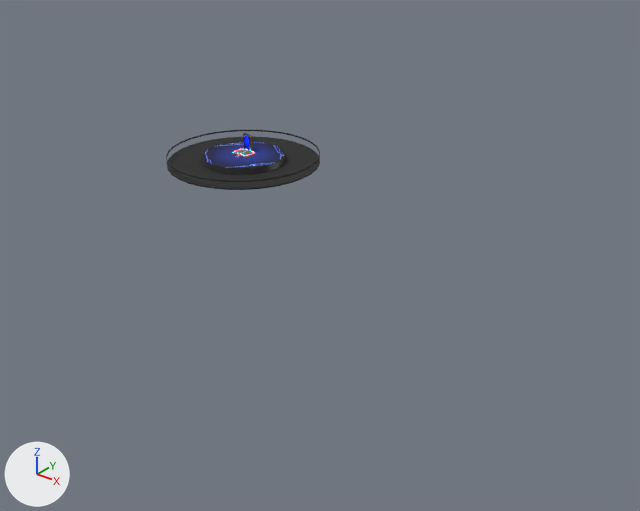
A saved change to the glTF model assets/models/menu.glb.
The view is the same before and after, from a camera (50 mm lens) standing at (19.3, -20.1, 9.7) and looking at (-0.8, 5.1, -5.9). Arrows for +X, +Y and +Z are at lower left; the lights stay in place. Where no turn or scale is listed for an object, it has been applied to the vertices.

Before the edit, the objects in view are built like this:
```python
mat_material_004 = principled_material('Material.004')
mat_material_004.texture = img_360_f_281468119_u3fu2sfja8ddy3xm5rnxmd2t0mb9i24t
mat_material_004.roughness = 1.0
mat_material_004.coat_weight = 0.241
mat_material_004.coat_roughness = 0.905
me_circle = bpy.data.meshes.new('Circle')
me_circle.from_pydata(...)  # 6080 vertices, 12032 faces; spans x -1.35..1.35, y -1.35..1.35, z -0.24..0.0
# faces by material slot: [8704, 3328]
me_circle.materials.append(mat_material_004)  # picture img_360_f_281468119_u3fu2sfja8ddy3xm5rnxmd2t0mb9i24t
me_circle.materials.append(mat_material_007)  # black #373737
me_cylinder_001 = bpy.data.meshes.new('Cylinder.001')
me_cylinder_001.from_pydata(...)  # a 32-sided cylinder along z spanning x -2.52..2.52, y -2.52..2.52, z -0.26..-0.22
me_cylinder_001.materials.append(mat_material)  # black #232323
ob_circle = bpy.data.objects.new('Circle', me_circle)
ob_circle.location = (0.0, 0.0, 0.0)
ob_cylinder_001 = bpy.data.objects.new('Cylinder.001', me_cylinder_001)
ob_cylinder_001.location = (0.0, 0.0, 0.0)
```
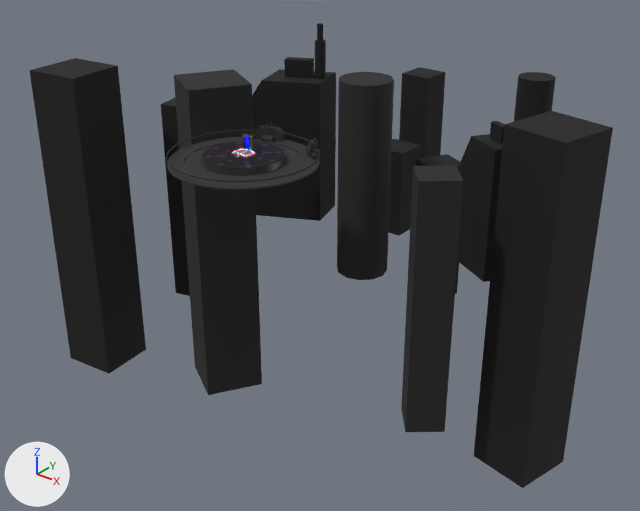
What differs and where, as boxes [x1, y1, x2, y2] in the pictures (640 x 511 px):
'Cube.033', added (black): after [474, 111, 613, 488]
'Cube.034', added (black): after [29, 58, 146, 373]
'Cube.036', added (black): after [174, 69, 262, 395]
'Cube.032', added (black): after [401, 165, 463, 432]
'Cylinder.003', added (black): after [337, 72, 394, 280]
'Cube.027', added (black): after [252, 23, 336, 221]
'Cube.028', added (black): after [457, 121, 505, 282]
'Cube.029', added (black): after [399, 67, 445, 158]
'Cube.035', added (black): after [161, 98, 190, 296]
'Cube.030', added (black): after [388, 139, 420, 236]
'Circle', surface changed (blue to black): [202, 141, 285, 171] in both
'Cylinder.004', added (black): after [514, 72, 556, 122]
'Cube.031', added (black): after [416, 154, 460, 294]
'Cube.017', added: after [269, 122, 285, 142]
'Cube.016', added: after [255, 122, 271, 139]
'Cube.018', added: after [305, 140, 318, 156]

What changed in the scene script:
```text
Change mat_material_004:
    where n0 = _N.new('ShaderNodeBsdfPrincipled'); n0.name = 'Principled BSDF'
    remove n0.inputs[19].default_value = 0.241  # 'Coat Weight'
    remove n0.inputs[20].default_value = 0.905  # 'Coat Roughness'
    add n3 = _N.new('ShaderNodeMix'); n3.name = 'Mix'
    add n3.data_type = 'RGBA'
    add n3.blend_type = 'MULTIPLY'
    add n3.inputs[0].default_value = 1.0  # 'Factor'
    add n3.inputs[7].default_value = (0.165, 0.165, 0.165, 1.0)  # 'B', grey #717171
    where n2 = _N.new('ShaderNodeTexImage'); n2.name = 'Image Texture'
    n2.image: img_360_f_281468119_u3fu2sfja8ddy3xm5rnxmd2t0mb9i24t -> img_download
    remove _L.new(n2.outputs[0], n0.inputs[0])  # 'Color' to 'Base Color'
    add _L.new(n3.outputs[2], n0.inputs[0])  # 'Result' to 'Base Color'
    add _L.new(n2.outputs[0], n3.inputs[6])  # 'Color' to 'A'
Add me_cube_034:
    me_cube_034.from_pydata([(-0.42, 1.62, -7.49), (-0.42, 1.62, 5.59), (1.62, 0.42, -7.49), (1.62, 0.42, 5.59), (-1.62, -0.42, -7.49), (-1.62, -0.42, 5.59), (0.42, -1.62, -7.49), (0.42, -1.62, 5.59)], [], [(0, 1, 3), (0, 3, 2), (2, 3, 7), (2, 7, 6), (6, 7, 5), (6, 5, 4), (4, 5, 1), (4, 1, 0), (2, 6, 4), (2, 4, 0), (7, 3, 1), (7, 1, 5)])
    me_cube_034.materials.append(mat_material)  # black #232323
Add me_cube_033:
    me_cube_033.from_pydata([(0.49, 0.87, -5.04), (0.49, 0.87, 3.76), (0.87, -0.49, -5.04), (0.87, -0.49, 3.76), (-0.87, 0.49, -5.04), (-0.87, 0.49, 3.76), (-0.49, -0.87, -5.04), (-0.49, -0.87, 3.76)], [], [(0, 1, 3), (0, 3, 2), (2, 3, 7), (2, 7, 6), (6, 7, 5), (6, 5, 4), (4, 5, 1), (4, 1, 0), (2, 6, 4), (2, 4, 0), (7, 3, 1), (7, 1, 5)])
    me_cube_033.materials.append(mat_material_012)  # black #111111
Add me_cube_032:
    me_cube_032.from_pydata([(1.05, 1.3, -7.49), (1.05, 1.3, 5.59), (1.3, -1.05, -7.49), (1.3, -1.05, 5.59), (-1.3, 1.05, -7.49), (-1.3, 1.05, 5.59), (-1.05, -1.3, -7.49), (-1.05, -1.3, 5.59)], [], [(0, 1, 3), (0, 3, 2), (2, 3, 7), (2, 7, 6), (6, 7, 5), (6, 5, 4), (4, 5, 1), (4, 1, 0), (2, 6, 4), (2, 4, 0), (7, 3, 1), (7, 1, 5)])
    me_cube_032.materials.append(mat_material_012)  # black #111111
Add me_cube_031:
    me_cube_031.from_pydata([(1.4, 0.91, -7.49), (1.4, 0.91, 5.59), (0.91, -1.4, -7.49), (0.91, -1.4, 5.59), (-0.91, 1.4, -7.49), (-0.91, 1.4, 5.59), (-1.4, -0.91, -7.49), (-1.4, -0.91, 5.59)], [], [(0, 1, 3), (0, 3, 2), (2, 3, 7), (2, 7, 6), (6, 7, 5), (6, 5, 4), (4, 5, 1), (4, 1, 0), (2, 6, 4), (2, 4, 0), (7, 3, 1), (7, 1, 5)])
    me_cube_031.materials.append(mat_material_012)  # black #111111
Add me_cube_030:
    me_cube_030.from_pydata([(0.99, -0.09, -5.51), (0.99, -0.09, 4.11), (-0.09, -0.99, -5.51), (-0.09, -0.99, 4.11), (0.09, 0.99, -5.51), (0.09, 0.99, 4.11), (-0.99, 0.09, -5.51), (-0.99, 0.09, 4.11)], [], [(0, 1, 3), (0, 3, 2), (2, 3, 7), (2, 7, 6), (6, 7, 5), (6, 5, 4), (4, 5, 1), (4, 1, 0), (2, 6, 4), (2, 4, 0), (7, 3, 1), (7, 1, 5)])
    me_cube_030.materials.append(mat_material)  # black #232323
Add me_cube_029:
    me_cube_029.from_pydata([(0.29, -0.95, -3.19), (0.29, -0.95, 2.38), (-0.95, -0.29, -3.19), (-0.95, -0.29, 2.38), (0.95, 0.29, -3.19), (0.95, 0.29, 2.38), (-0.29, 0.95, -3.19), (-0.29, 0.95, 2.38)], [], [(0, 1, 3), (0, 3, 2), (2, 3, 7), (2, 7, 6), (6, 7, 5), (6, 5, 4), (4, 5, 1), (4, 1, 0), (2, 6, 4), (2, 4, 0), (7, 3, 1), (7, 1, 5)])
    me_cube_029.materials.append(mat_material_012)  # black #111111
Add ob_cube_036:
    ob_cube_036 = bpy.data.objects.new('Cube.036', me_cube_034)
    ob_cube_036.location = (-4.24, 2.88, -4.38)
Add ob_cube_035:
    ob_cube_035 = bpy.data.objects.new('Cube.035', me_cube_033)
    ob_cube_035.location = (-7.62, 4.51, -4.38)
Add ob_cube_034:
    ob_cube_034 = bpy.data.objects.new('Cube.034', me_cube_032)
    ob_cube_034.location = (-9.67, 0.76, -4.38)
Add ob_cube_033:
    ob_cube_033 = bpy.data.objects.new('Cube.033', me_cube_031)
    ob_cube_033.location = (8.31, 5.64, -4.38)
Add ob_cube_032:
    ob_cube_032 = bpy.data.objects.new('Cube.032', me_cube_030)
    ob_cube_032.location = (5.56, 3.08, -4.38)
Add ob_cube_031:
    ob_cube_031 = bpy.data.objects.new('Cube.031', me_cube_029)
    ob_cube_031.location = (2.64, 8.23, -4.38)
Add ob_cube_030:
    ob_cube_030 = bpy.data.objects.new('Cube.030', me_cube_028)  # a box spanning x -0.7..0.7, y -0.7..0.7, z -2.19..1.63; in mat_material_012 (black #111111)
    ob_cube_030.location = (-0.97, 10.63, -4.38)
Add ob_cube_029:
    ob_cube_029 = bpy.data.objects.new('Cube.029', me_cube_027)  # a box spanning x -0.7..0.7, y -0.7..0.7, z -3.65..2.72; in mat_material_012 (black #111111)
    ob_cube_029.location = (-1.73, 13.63, -2.99)
Add ob_cylinder_004:
    ob_cylinder_004 = bpy.data.objects.new('Cylinder.004', me_cylinder_004)  # a 12-sided cylinder along z spanning x -0.75..0.75, y -0.75..0.75, z -2.35..3.41; in mat_material_012 (black #111111)
    ob_cylinder_004.location = (3.69, 13.68, -2.99)
Add ob_cylinder_003:
    ob_cylinder_003 = bpy.data.objects.new('Cylinder.003', me_cylinder_003)  # a 12-sided cylinder along z spanning x -1.0..1.0, y -1.0..1.0, z -3.12..4.52; in mat_material (black #232323)
    ob_cylinder_003.location = (0.9, 5.55, -2.99)
Add ob_cube_028:
    ob_cube_028 = bpy.data.objects.new('Cube.028', me_cube_026)  # 18 vertices, 32 faces; spans x -4.31..-1.42, y -0.81..1.27, z -7.42..-1.65; in mat_material_012 (black #111111)
    ob_cube_028.location = (7.98, 7.17, 2.0)
Add ob_cube_027:
    ob_cube_027 = bpy.data.objects.new('Cube.027', me_cube_025)  # 66 vertices, 100 faces; spans x -3.59..0.3, y -2.15..1.2, z -7.66..0.56; in mat_material_012 (black #111111)
    ob_cube_027.location = (-3.02, 7.89, 2.0)
Add ob_cube_018:
    ob_cube_018 = bpy.data.objects.new('Cube.018', me_cube_020)  # 86 vertices, 140 faces; spans x -0.108..0.53, y -0.437..0.098, z -0.087..0.397; in mat_material_011 (black #2c2c2c)
    ob_cube_018.location = (1.06, 2.09, -0.15)
Add ob_cube_017:
    ob_cube_017 = bpy.data.objects.new('Cube.017', me_cube_019)  # 76 vertices, 120 faces; spans x -0.086..0.388, y -0.128..0.208, z -0.526..0.121; in mat_material_011 (black #2c2c2c)
    ob_cube_017.location = (-0.69, 2.23, 0.28)
Add ob_cube_016:
    ob_cube_016 = bpy.data.objects.new('Cube.016', me_cube_018)  # 66 vertices, 100 faces; spans x -1.273..-0.791, y 1.885..2.301, z -0.241..0.406; in mat_material_011 (black #2c2c2c)
    ob_cube_016.location = (0.0, 0.0, 0.0)
```
